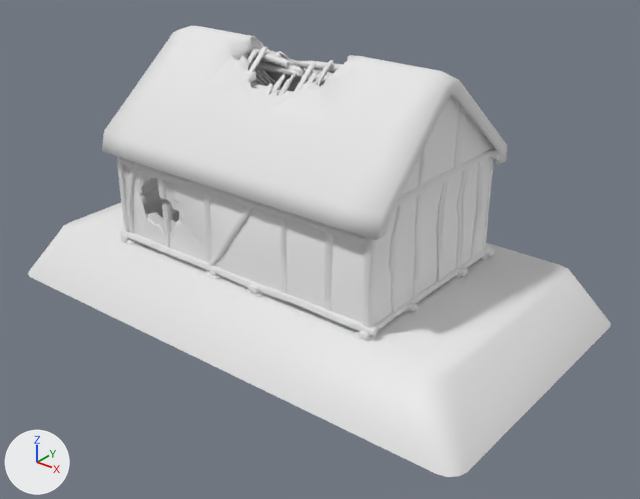
Renders of the FBX model Content/Buildings/Meshes/CA_FarmhouseDestruction01.fbx from each side of a commit.
Camera for both pictures: a camera (50 mm lens) standing at (9.46, -11.34, 7.11) and looking at (0.58, -0.25, 0.24). Lighting does not change. The marker at lower left points along +X, +Y and +Z. Where no turn or scale is listed for an object, it has been applied to the vertices.

Script lines for the objects in view, before the commit:
```python
me_farmhousedestruction01_004 = bpy.data.meshes.new('FarmhouseDestruction01.004')
me_farmhousedestruction01_004.from_pydata(...)  # 6112 vertices, 11107 faces; spans x -4.98..4.98, y -2.79..2.79, z -1.03..3.69
# faces by material slot: [9957, 1104, 46]
me_farmhousedestruction01_004.materials.append(mat_commonatlas)  # its picture is missing
me_farmhousedestruction01_004.materials.append(mat_straw01)  # its picture is missing
me_farmhousedestruction01_004.materials.append(mat_mat_carpentry_ground_003)  # white #e7e7e7
ob_farmhousedestruction01 = bpy.data.objects.new('FarmhouseDestruction01', me_farmhousedestruction01_004)
ob_farmhousedestruction01.location = (0.0, 0.0, 0.03)
```
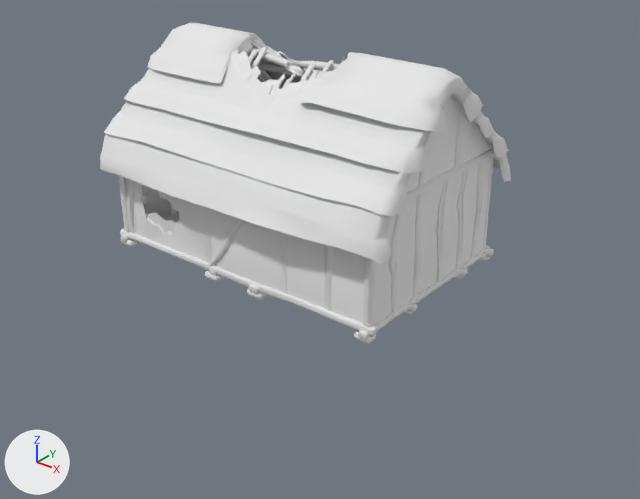
The change, as a diff of the scene's bpy script:
```diff
--- a/Content/Buildings/Meshes/CA_FarmhouseDestruction01.fbx.py
+++ b/Content/Buildings/Meshes/CA_FarmhouseDestruction01.fbx.py
@@ me_farmhousedestruction01_004 @@
 # used by ob_farmhousedestruction01; location = (0.0, 0.0, 0.03)
-me_farmhousedestruction01_004.from_pydata(...)  # 6112 vertices, 11107 faces; spans x -4.98..4.98, y -2.79..2.79, z -1.03..3.69
+me_farmhousedestruction01_004.from_pydata(...)  # 6453 vertices, 11469 faces; spans x -3.13..3.17, y -2.28..2.31, z -0.09..3.74
+# me_farmhousedestruction01_004 part 1: a new loose piece of 77 vertices spanning x -1.29..1.1, y -0.87..0.12, z 3.03..3.66, in mat_straw01 (its picture is missing)
+# me_farmhousedestruction01_004 part 2: a new loose piece of 54 vertices spanning x -1.37..1.07, y -0.07..0.88, z 2.96..3.65, in mat_straw01 (its picture is missing)
+# me_farmhousedestruction01_004 part 3: a new loose piece of 45 vertices spanning x -3.04..3.05, y 0.83..1.54, z 2.47..2.85, in mat_straw01 (its picture is missing)
+# me_farmhousedestruction01_004 part 4: a new loose piece of 45 vertices spanning x -3.07..3.09, y -1.52..-0.8, z 2.49..2.87, in mat_straw01 (its picture is missing)
+# me_farmhousedestruction01_004 part 5: a new loose piece of 42 vertices spanning x -3.09..3.03, y 1.34..1.99, z 2.0..2.39, in mat_straw01 (its picture is missing)
+# me_farmhousedestruction01_004 part 6: a new loose piece of 42 vertices spanning x -3.13..3.09, y -1.97..-1.32, z 2.02..2.41, in mat_straw01 (its picture is missing)
+# me_farmhousedestruction01_004 part 7: the loose piece of 225 vertices spanning x -1.75..-1.56, y -1.85..-1.72, z 0.16..1.07 is deleted
+# me_farmhousedestruction01_004 part 8: the loose piece of 32 vertices spanning x -4.98..4.98, y -2.79..2.79, z -1.03..-0.03 is deleted
+# me_farmhousedestruction01_004 part 9: 4 vertices moved from x -1.44..2.31, y -2.05, z 1.76 to x -1.16..2.31, y -2.08, z 1.78; 72 vertices removed from x -3.02..3.02, y -2.05..2.05, z 1.73..3.69; 365 vertices added at x -3.08..3.17, y -2.28..2.31, z 1.42..3.74
 me_farmhousedestruction01_004.materials.append(mat_commonatlas)
 me_farmhousedestruction01_004.materials.append(mat_straw01)
-me_farmhousedestruction01_004.materials.append(mat_mat_carpentry_ground_003)  # white #e7e7e7
```

What differs and where, as boxes [x1, y1, x2, y2] in the pictures (640 x 499 px):
'FarmhouseDestruction01', reshaped (29% narrower, 29% shorter): before [28, 26, 611, 477]; after [100, 23, 511, 344]
part 1 of me_farmhousedestruction01_004, added: after [231, 49, 346, 96]
part 2 of me_farmhousedestruction01_004, added: after [251, 41, 347, 74]
part 3 of me_farmhousedestruction01_004, added: after [478, 116, 493, 139]
part 4 of me_farmhousedestruction01_004, added: after [123, 81, 426, 174]
part 5 of me_farmhousedestruction01_004, added: after [492, 133, 508, 157]
part 6 of me_farmhousedestruction01_004, added: after [103, 111, 408, 216]
part 7 of me_farmhousedestruction01_004, deleted: before [162, 202, 173, 248]
part 8 of me_farmhousedestruction01_004, deleted: before [28, 203, 611, 477]
part 9 of me_farmhousedestruction01_004, built on: before [102, 26, 507, 240]; after [100, 23, 511, 264]
